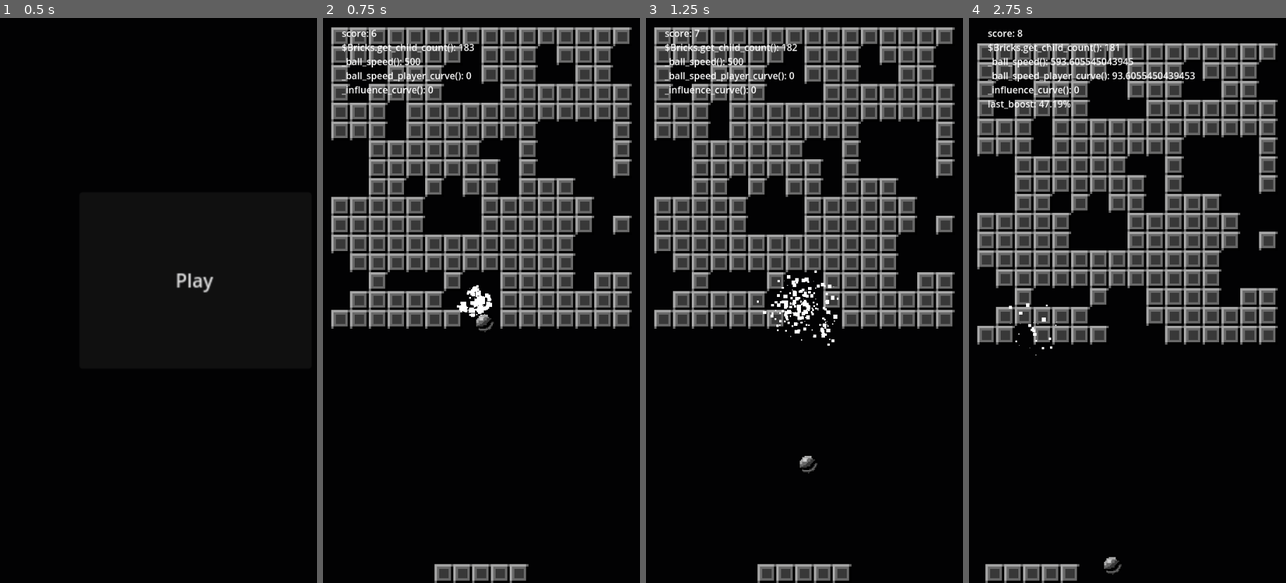
Above: before the commit, frames 1-4 (left to right).
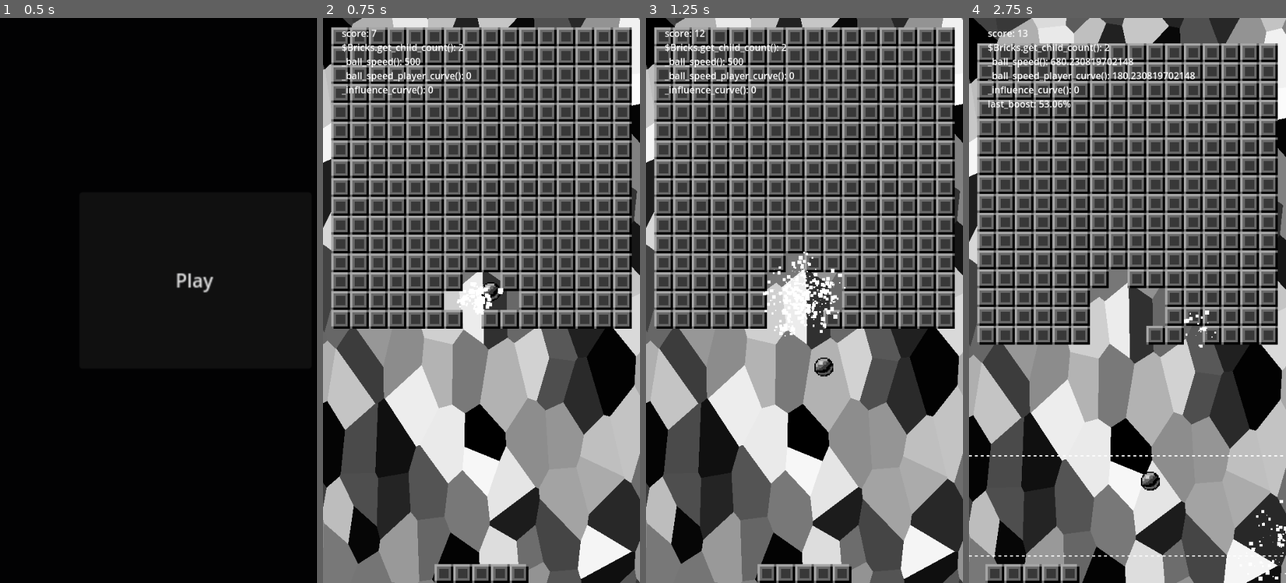
Above: after the commit, the same moments.

Repository: arunas-cesonis/pingpong2
Game: Godot game, scene res://main.tscn
The game is run twice, just before and just after one commit, with the same random seed, the same clock (stepped at 60 frames per second) and the same inputs.
Inputs:
- Up to frame 1 (0.5 s): no input
- Up to frame 2 (0.75 s): click "Play" at 0.5 s
- Up to frame 3 (1.25 s): no input
- Up to frame 4 (2.75 s): hold D (MoveRight) 1.28-2.03 s; tap F (Boost) at 1.35, 2.1 s; hold A (MoveLeft) from 2.03 s (still down)

Frame 1 is identical in both runs. In frame 2, 54% of the frame differs, in the area x 0-100%, y 0-100%; in frame 3, 55%; in frame 4, 56%.

Commit message:
Scrolling voronoi

Diff:
--- a/bricks.gd
+++ b/bricks.gd
@@ -2,13 +2,17 @@
 
 const BrickTscn = preload("res://brick.tscn")
 const Brick = preload("res://brick.gd")
-const GenTexture = preload("res://gen_texture.png")
 
 var bricks_w := 16
 var bricks_h := 16
 var top_offset := 16
+var offset := 0.0
 var brick_rect := Rect2()
-var image := GenTexture.get_image()
+var voronoi_scale := Vector2(10.0, 10.0)
+var voronoi_offset := Vector2(0.0, 0.0)
+
+@onready var container := $Container
+@onready var texture_polygon := $SubViewportContainer/SubViewport/Polygon2D
 
 const SCROLL_TIME := 0.2
 const SCROLL_SPAWN_TIME := 1.0
@@ -17,7 +21,7 @@
 var scroll_amount := Vector2.ZERO
 
 func _init() -> void:
-	image.resize(bricks_w, bricks_h, Image.INTERPOLATE_NEAREST)
+	pass
 
 func _create_brick(x: int, y: int) -> Brick:
 	var bricks_width := bricks_w * brick_rect.size.x
@@ -34,12 +38,14 @@
 	scroll_amount = Vector2(0.0, brick_rect.size.y)
 	for y in range(bricks_h):
 		for x in range(bricks_w):
-			var pixel := image.get_pixel(x, y)
+			var pixel := Color.WHITE
 			if pixel != Color.BLACK:
-				add_child(_create_brick(x, y))
+				container.add_child(_create_brick(x, y))
 
 func _scroll_interval() -> void:
-	for child in get_children():
+	var offset_y := -voronoi_scale.y * (brick_rect.size.y / get_viewport_rect().size.y)
+	create_tween().tween_property(self, "voronoi_offset", Vector2(0.0, offset_y), SCROLL_TIME).as_relative()
+	for child in container.get_children():
 		var brick: Brick = child
 		brick.create_tween().tween_property(brick, "position", scroll_amount, SCROLL_TIME).as_relative()
 	await get_tree().create_timer(SCROLL_TIME, false, true).timeout
@@ -49,7 +55,7 @@
 		if not is_inside_tree():
 			break
 		await get_tree().create_timer(time_per_brick, false, true).timeout
-		add_child(_create_brick(x, 0))
+		container.add_child(_create_brick(x, 0))
 
 func _ready() -> void:
 	_create_bricks()
@@ -57,3 +63,7 @@
 	tw.tween_interval(SCROLL_WAIT)
 	tw.tween_callback(_scroll_interval)
 	tw.set_loops()
+
+func _process(_delta: float) -> void:
+	texture_polygon.material.set_shader_parameter("scale", voronoi_scale)
+	texture_polygon.material.set_shader_parameter("offset", voronoi_offset)
--- a/bricks.tscn
+++ b/bricks.tscn
@@ -1,6 +1,25 @@
-[gd_scene load_steps=2 format=3 uid="uid://ks1v6g6xn1p7"]
+[gd_scene load_steps=4 format=3 uid="uid://ks1v6g6xn1p7"]
 
 [ext_resource type="Script" path="res://bricks.gd" id="1_fj2te"]
+[ext_resource type="Shader" path="res://voronoi.gdshader" id="2_iq0s6"]
+
+[sub_resource type="ShaderMaterial" id="ShaderMaterial_4tget"]
+shader = ExtResource("2_iq0s6")
+shader_parameter/offset = null
+shader_parameter/scale = Vector2(10, 10)
 
 [node name="Bricks" type="Node2D"]
 script = ExtResource("1_fj2te")
+
+[node name="SubViewportContainer" type="SubViewportContainer" parent="."]
+offset_right = 40.0
+offset_bottom = 40.0
+
+[node name="SubViewport" type="SubViewport" parent="SubViewportContainer"]
+size = Vector2i(540, 960)
+
+[node name="Polygon2D" type="Polygon2D" parent="SubViewportContainer/SubViewport"]
+material = SubResource("ShaderMaterial_4tget")
+polygon = PackedVector2Array(0, 0, 540, 0, 540, 960, 0, 960)
+
+[node name="Container" type="Node2D" parent="."]
--- a/game.tscn
+++ b/game.tscn
@@ -1,12 +1,10 @@
-[gd_scene load_steps=13 format=3 uid="uid://chc5a3xqiv7b"]
+[gd_scene load_steps=11 format=3 uid="uid://chc5a3xqiv7b"]
 
 [ext_resource type="Script" path="res://game.gd" id="1_jahp3"]
 [ext_resource type="PackedScene" uid="uid://dcgovrgwsr7io" path="res://demo_spawn_on_collision.tscn" id="2_g117g"]
 [ext_resource type="PackedScene" uid="uid://ks1v6g6xn1p7" path="res://bricks.tscn" id="3_8u3lx"]
 [ext_resource type="Texture2D" uid="uid://bhbvodns08cne" path="res://graphics1.png" id="3_hoi0h"]
 [ext_resource type="Script" path="res://debug.gd" id="3_xqd3c"]
-[ext_resource type="PackedScene" uid="uid://c474ktnlls203" path="res://node_2d.tscn" id="6_m0oa1"]
-[ext_resource type="Script" path="res://node_2d.gd" id="7_uxct2"]
 
 [sub_resource type="Curve" id="Curve_ctkgm"]
 max_value = 1000.0
@@ -58,6 +56,8 @@
 
 [node name="CollisionShape2D" type="CollisionShape2D" parent="WallTop"]
 shape = SubResource("RectangleShape2D_snhc6")
+
+[node name="Bricks" parent="." instance=ExtResource("3_8u3lx")]
 
 [node name="Player" type="AnimatableBody2D" parent="."]
 position = Vector2(270, 944)
@@ -131,12 +131,7 @@
 visible = false
 shape = SubResource("CircleShape2D_wka3s")
 
-[node name="Bricks" parent="." instance=ExtResource("3_8u3lx")]
-
 [node name="Debug" type="Node2D" parent="."]
 script = ExtResource("3_xqd3c")
 
 [node name="AudioStreamPlayer2D" type="AudioStreamPlayer2D" parent="."]
-
-[node name="Node2D" parent="." instance=ExtResource("6_m0oa1")]
-script = ExtResource("7_uxct2")
--- a/node_2d.gd
+++ /dev/null
@@ -1,12 +0,0 @@
-extends Node2D
-
-func _ready() -> void:
-	$SubViewport/Polygon2D.material.set_shader_parameter("offset", 100.0)
-	await RenderingServer.frame_post_draw
-	var img: Image = $SubViewport.get_texture().get_image()
-	img.resize(16, 16, Image.INTERPOLATE_NEAREST)
-	print(img.get_data())
-	pass
-
-func _draw() -> void:
-	pass
--- a/node_2d.tscn
+++ /dev/null
@@ -1,13 +0,0 @@
-[gd_scene load_steps=3 format=3 uid="uid://c474ktnlls203"]
-
-[ext_resource type="PackedScene" path="res://polygon_2d.tscn" id="1_ifg3q"]
-[ext_resource type="Script" path="res://node_2d.gd" id="1_yg0kw"]
-
-[node name="Node2D" type="Node2D"]
-script = ExtResource("1_yg0kw")
-
-[node name="SubViewport" type="SubViewport" parent="."]
-size = Vector2i(256, 256)
-render_target_update_mode = 1
-
-[node name="Polygon2D" parent="SubViewport" instance=ExtResource("1_ifg3q")]
--- a/polygon_2d.tscn
+++ /dev/null
@@ -1,10 +0,0 @@
-[gd_scene load_steps=3 format=3 uid="uid://cvejtj801xbyt"]
-
-[ext_resource type="Shader" path="res://polygon_2d.gdshader" id="1_2iid8"]
-
-[sub_resource type="ShaderMaterial" id="ShaderMaterial_kk5wu"]
-shader = ExtResource("1_2iid8")
-
-[node name="Polygon2D" type="Polygon2D"]
-material = SubResource("ShaderMaterial_kk5wu")
-polygon = PackedVector2Array(0, 0, 256, 0, 256, 256, 0, 256)
--- a/polygon_2d.gdshader
+++ b/voronoi.gdshader
@@ -1,6 +1,7 @@
 shader_type canvas_item;
 
-uniform float offset;
+uniform vec2 offset;
+uniform vec2 scale;
 
 void vertex() {
 	// Called for every vertex the material is visible on.
@@ -42,7 +43,7 @@
 }
 
 void fragment() {
-	float x = voronoiNoise(SCREEN_UV*30.0 + vec2(0.0, offset)).y;
-	COLOR.rgb = vec3(x,x,x);
+	float x = voronoiNoise(SCREEN_UV * scale + offset).y;
+	COLOR.rgb = vec3(x, x, x);
 	// Called for every pixel the material is visible on.
 }
Binary file removed: gen_texture.png
Not shown, removed: gen_texture.png.import
